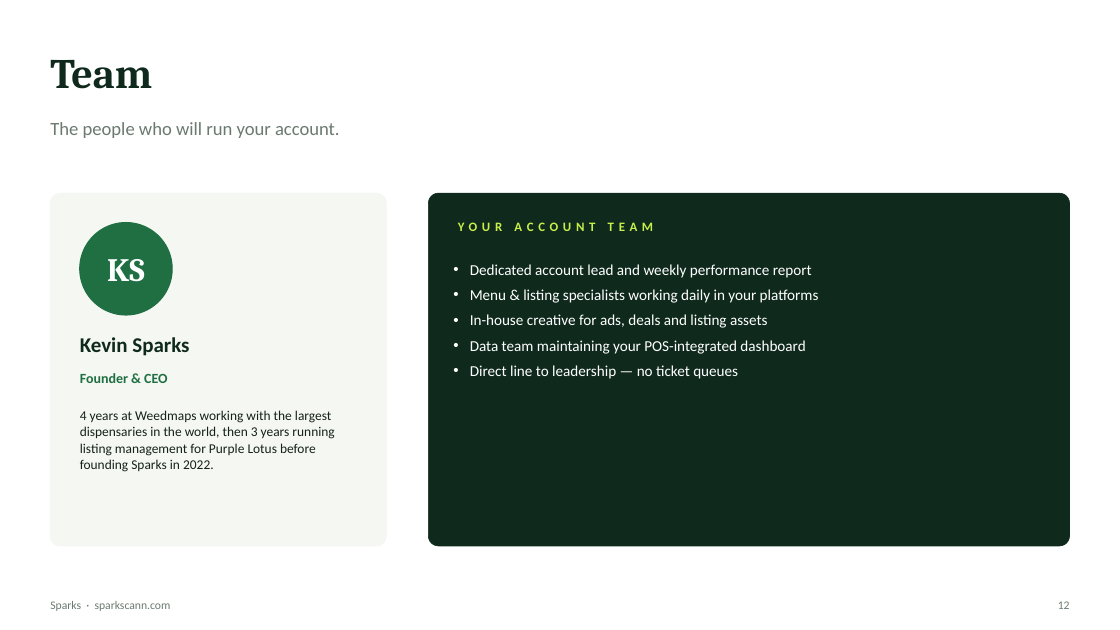
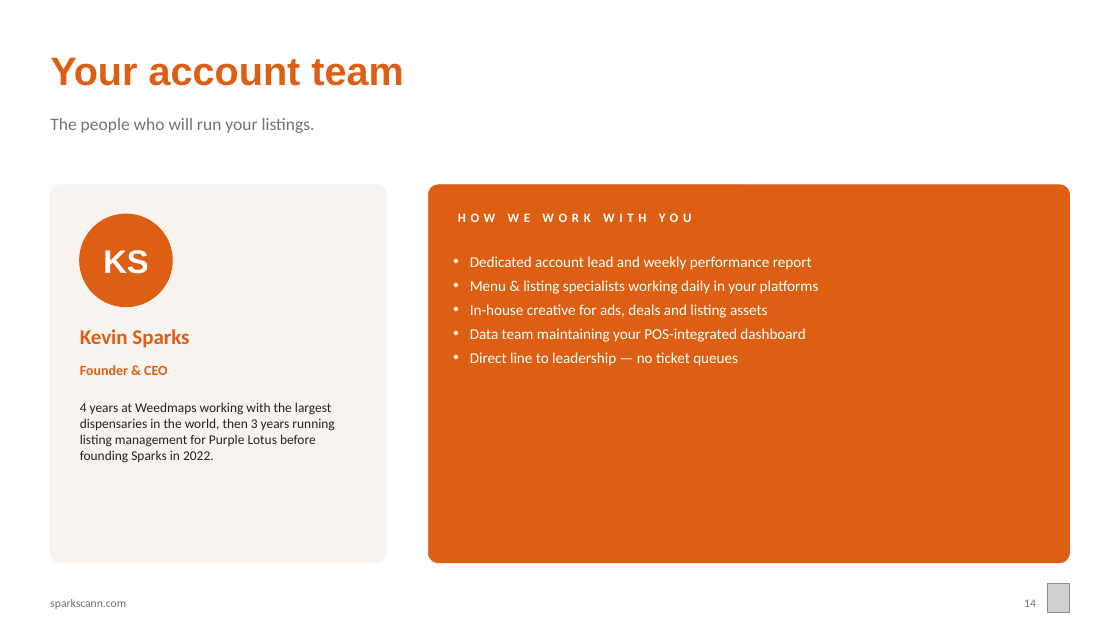
Before and after one commit to sparksmanagement/pitchdeckspecialist, a slide deck: slide 14 of decks/Sparks-x-example-green-valley.pptx (slide 12 before the commit). Drawn at 1120x630 pixels with LibreOffice and Linux fonts; fonts in the diff are those of the drawing; grey boxes stand for pictures. Boxes give left, top, right and bottom in pixels: in the first picture for what was removed or moved away, otherwise in the second. Text is boxed around its words. In the diff, an @@ line names an element or a change of style, - is before the commit and + after.

```diff
--- a/decks/Sparks-x-example-green-valley.pptx
+++ b/decks/Sparks-x-example-green-valley.pptx
@@ text at (x1=50, y1=57, x2=404, y2=86): text changed; size 11 to 34 pt; font Calibri to Arial; text colour #C8F04A to #DD5F13 @@
-YOUR ACCOUNT TEAM
+Your account team
@@ text removed at (x1=50, y1=59, x2=152, y2=89) @@
-Team
@@ text at (x1=50, y1=118, x2=315, y2=133): text changed; size 16 to 15 pt; text colour #6B7A70 to #7A716B @@
-The people who will run your account.
+The people who will run your listings.
@@ rounded rectangle resized from (x1=50, y1=193, x2=386, y2=546) to (x1=50, y1=185, x2=386, y2=563) @@
@@ rounded rectangle at (x1=50, y1=185, x2=386, y2=563): fill #F4F7F2 to #F8F3EF; outline #F4F7F2 0.5 pt to #F8F3EF 0.5 pt @@
@@ rounded rectangle resized from (x1=429, y1=193, x2=1070, y2=546) to (x1=429, y1=185, x2=1070, y2=563) @@
@@ rounded rectangle at (x1=429, y1=185, x2=1070, y2=563): fill #0F2A1D to #DD5F13; outline #0F2A1D 0.5 pt to #DD5F13 0.5 pt; proportions changed @@
@@ 3 texts, 1 ellipse moved together from (x1=80, y1=223, x2=189, y2=383) to (x1=80, y1=214, x2=189, y2=375) @@
@@ text "KS" at (x1=103, y1=250, x2=148, y2=274): font Cambria to Arial @@
@@ ellipse at (x1=80, y1=214, x2=172, y2=307): fill #1F6F43 to #DD5F13; outline #1F6F43 1 pt to #DD5F13 1 pt @@
@@ text added at (x1=458, y1=213, x2=692, y2=222), 11 pt, text #FFFFFF, bold @@
+HOW WE WORK WITH YOU
@@ text "Dedicated account lead and weekly ..." moved from (x1=470, y1=264, x2=819, y2=379) to (x1=470, y1=256, x2=819, y2=366) @@
@@ text "Dedicated account lead and weekly ..." at (x1=470, y1=256, x2=819, y2=366): less space between paragraphs @@
@@ text "Kevin Sparks" at (x1=80, y1=329, x2=189, y2=348): text colour #0F2A1D to #DD5F13 @@
@@ text "Founder & CEO" at (x1=80, y1=365, x2=167, y2=375): text colour #1F6F43 to #DD5F13 @@
@@ text "4 years at Weedmaps working ..." moved from (x1=80, y1=410, x2=334, y2=472) to (x1=80, y1=402, x2=334, y2=463) @@
@@ text "4 years at Weedmaps working ..." at (x1=80, y1=402, x2=334, y2=463): text colour #16211B to #222222 @@
@@ text at (x1=50, y1=599, x2=126, y2=609): text changed; text colour #6B7A70 to #7A716B @@
-Sparks · sparkscann.com
+sparkscann.com
@@ text added at (x1=1024, y1=599, x2=1036, y2=607), 10 pt, text #7A716B @@
+14
@@ picture added at (x1=1048, y1=584, x2=1070, y2=613) @@
@@ text removed at (x1=1058, y1=601, x2=1070, y2=609) @@
-12
```
Also in this commit, not shown: 8 other slides changed, 6 slides added, 5 slides removed, 16 other files.
